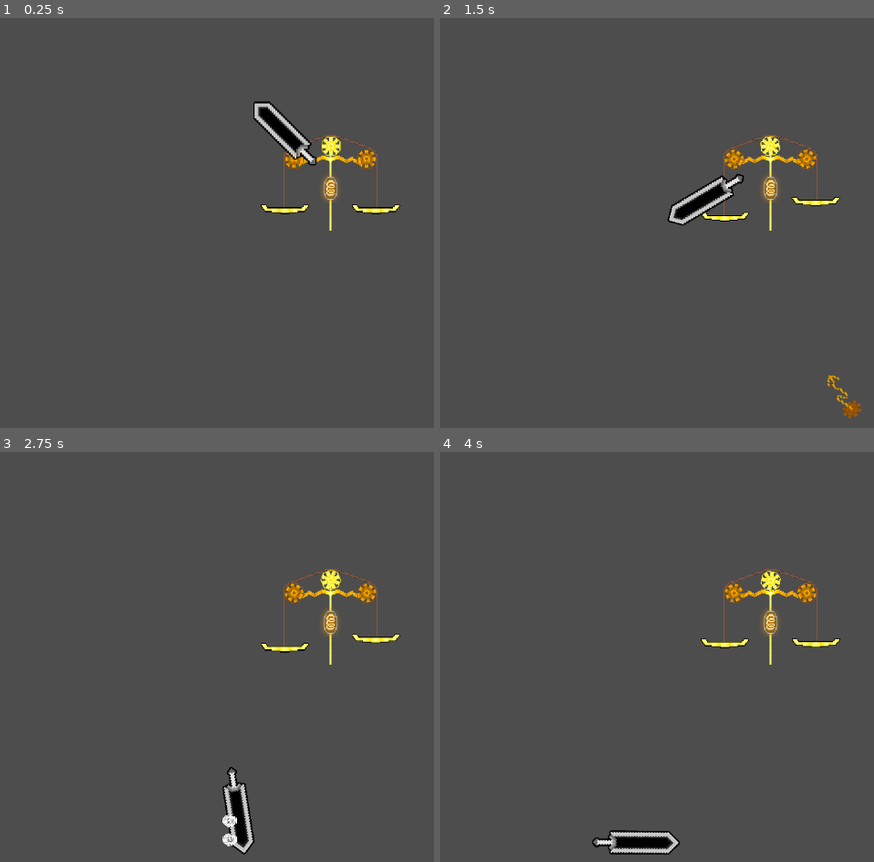
Above: before the commit, frames 1-4 (two rows, left to right).
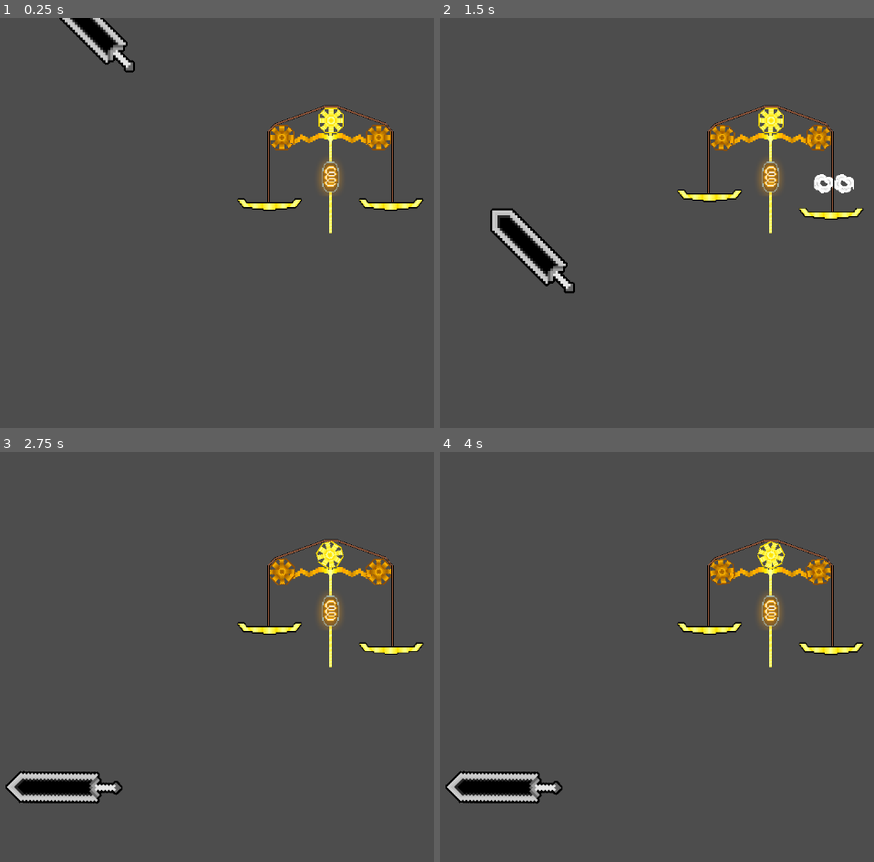
Above: after the commit, the same moments.

Repository: AlexYam94/GameOff_2023_Scale
Game: Godot game, scene res://Scenes/BaseScene.tscn
The game is run twice, just before and just after one commit, with the same random seed, the same clock (stepped at 60 frames per second) and the same inputs. The engine's default icon, where the game draws it, is replaced by a stand-in: a white triangle on a blue panel in a dark square.
Inputs (mouse positions are in pixels of both pictures, inside the frame that each line leads up to):
- Up to frame 1 (0.25 s): no input
- Up to frame 2 (1.5 s): drag from (808, 391) to (726, 206) at 0.52 s; drag from (852, 411) to (726, 214) at 1.27 s
- Up to frame 3 (2.75 s): move the mouse to (256, 636) at 2.02 s; click (256, 636) at 2.17 s
- Up to frame 4 (4 s): drag from (735, 739) to (552, 595) at 2.77 s; move the mouse to (outside the picture) at 3.52 s; click (outside the picture) at 3.67 s

The runs differ from the first frame. In frame 1, 4.8% of the frame differs, in the area x 13-98%, y 0-53%; in frame 2, 6.2%, in the area x 11-98%, y 21-98%; in frame 3, 6.0%; in frame 4, 5.9%.

Commit message:
add arts

Diff:
--- a/Materials/SliceAndFadeMaterial.tres
+++ b/Materials/SliceAndFadeMaterial.tres
@@ -5,6 +5,6 @@
 [resource]
 shader = ExtResource("1_u300a")
 shader_parameter/direction = Vector2(0, 0.5)
-shader_parameter/offset = null
-shader_parameter/fade = null
+shader_parameter/fadeValue = 0.0
+shader_parameter/fade = 1.0
 shader_parameter/strip = 4.0
--- a/Materials/ThinBlackOutlineMaterial.tres
+++ b/Materials/ThinBlackOutlineMaterial.tres
@@ -5,7 +5,7 @@
 [resource]
 shader = ExtResource("1_ocoh7")
 shader_parameter/color = Color(0, 0, 0, 1)
-shader_parameter/width = 1.0
+shader_parameter/width = 5.0
 shader_parameter/pattern = 0
 shader_parameter/inside = false
 shader_parameter/add_margins = false
--- a/Scenes/BaseScene.tscn
+++ b/Scenes/BaseScene.tscn
@@ -1,13 +1,19 @@
-[gd_scene load_steps=9 format=3 uid="uid://d175puobirwmb"]
+[gd_scene load_steps=15 format=3 uid="uid://d175puobirwmb"]
 
 [ext_resource type="Script" path="res://Scripts/LevelLoader.gd" id="1_77kdu"]
 [ext_resource type="PackedScene" uid="uid://i1qwhe5h610m" path="res://Scenes/level1.tscn" id="2_axeju"]
 [ext_resource type="PackedScene" uid="uid://758tbb5s8v5o" path="res://Scenes/level2.tscn" id="3_rc5oc"]
 [ext_resource type="PackedScene" uid="uid://dg8kx41ymnch1" path="res://Scenes/end.tscn" id="4_va1b8"]
-[ext_resource type="Material" uid="uid://boswqnnv75dbs" path="res://Materials/SliceAndFadeMaterial.tres" id="5_mn2y7"]
-[ext_resource type="Texture2D" uid="uid://drfviugoc8ggs" path="res://icon.svg" id="5_tas0t"]
+[ext_resource type="Material" uid="uid://cvpl1gtvouo7j" path="res://Materials/SawTransitionMaterial.tres" id="6_sjgwv"]
 [ext_resource type="Script" path="res://Scripts/CursorAnimation.gd" id="7_ai2me"]
-[ext_resource type="Texture2D" uid="uid://f0rh611oynrq" path="res://Arts/Cursor Selected.png" id="8_dubch"]
+[ext_resource type="Texture2D" uid="uid://bic5txawa5ggs" path="res://Arts/Other/fade.png" id="7_p3dvf"]
+[ext_resource type="Texture2D" uid="uid://b5rr2xeplvj1o" path="res://Arts/Cursor/Cursor idle.png" id="8_an3l7"]
+[ext_resource type="Texture2D" uid="uid://wutwl057gxv1" path="res://Arts/Cursor/Cursor hover over.png" id="9_nfdxu"]
+[ext_resource type="Texture2D" uid="uid://civ4hb362jfdu" path="res://Arts/Cursor/Cursor dragging1.png" id="10_j862j"]
+[ext_resource type="Texture2D" uid="uid://cb425e2j3ysse" path="res://Arts/Cursor/Cursor dragging2.png" id="11_gmxpc"]
+[ext_resource type="Texture2D" uid="uid://5a2ny0vw5jve" path="res://Arts/Cursor/Cursor dragging3.png" id="12_1hbod"]
+[ext_resource type="Texture2D" uid="uid://2bmkpcmck8ks" path="res://Arts/Cursor/Cursor dragging4.png" id="13_xs0nx"]
+[ext_resource type="Texture2D" uid="uid://ccy7dt4ndmvx5" path="res://Arts/Cursor/Cursor dragging5.png" id="14_wtcis"]
 
 [node name="Root" type="Node2D"]
 
@@ -15,16 +21,20 @@
 z_index = -20
 script = ExtResource("1_77kdu")
 levels = Array[PackedScene]([ExtResource("2_axeju"), ExtResource("3_rc5oc"), ExtResource("4_va1b8")])
-fadeMat = Array[ShaderMaterial]([ExtResource("5_mn2y7")])
+fadeMat = Array[ShaderMaterial]([ExtResource("6_sjgwv")])
 fadeSprite = NodePath("../FadeInFadeOut")
 
 [node name="FadeInFadeOut" type="Sprite2D" parent="."]
-visible = false
-texture = ExtResource("5_tas0t")
+position = Vector2(-1.66893e-06, -7.15256e-07)
+scale = Vector2(0.225, 0.126563)
+texture = ExtResource("7_p3dvf")
 
 [node name="Camera2D" type="Camera2D" parent="."]
-zoom = Vector2(3, 3)
+zoom = Vector2(4, 4)
 
 [node name="CursorAnimation" type="Node2D" parent="."]
 script = ExtResource("7_ai2me")
-grapFrames = Array[Resource]([ExtResource("8_dubch")])
+idleSprite = ExtResource("8_an3l7")
+hoverSprite = ExtResource("9_nfdxu")
+grapFrames = Array[Resource]([ExtResource("10_j862j"), ExtResource("11_gmxpc"), ExtResource("12_1hbod"), ExtResource("13_xs0nx"), ExtResource("14_wtcis")])
+frameDuration = 0.05
--- a/Scenes/Objects/direction_indicator.tscn
+++ b/Scenes/Objects/direction_indicator.tscn
@@ -1,17 +1,17 @@
 [gd_scene load_steps=3 format=3 uid="uid://hop6tbteh5gy"]
 
-[ext_resource type="Texture2D" uid="uid://dfshiomy8ppc2" path="res://Arts/Direction Indicator gear.png" id="1_o5kj3"]
-[ext_resource type="Texture2D" uid="uid://nummug6d5rgl" path="res://Arts/Direction Indicator arrow.png" id="2_p3ijj"]
+[ext_resource type="Texture2D" uid="uid://dfshiomy8ppc2" path="res://Arts/Other/Direction Indicator gear.png" id="1_464g3"]
+[ext_resource type="Texture2D" uid="uid://nummug6d5rgl" path="res://Arts/Other/Direction Indicator arrow.png" id="2_j78d4"]
 
 [node name="DirectionIndicator" type="Node2D"]
 
 [node name="Gear" type="Sprite2D" parent="."]
 position = Vector2(-4.76837e-07, 0)
 scale = Vector2(0.1, 0.1)
-texture = ExtResource("1_o5kj3")
+texture = ExtResource("1_464g3")
 
 [node name="Arrow" type="Sprite2D" parent="."]
 position = Vector2(11.9827, 0.425921)
 rotation = 1.5708
 scale = Vector2(0.1, 0.1)
-texture = ExtResource("2_p3ijj")
+texture = ExtResource("2_j78d4")
--- a/Scenes/Objects/dragonSlayer.tscn
+++ b/Scenes/Objects/dragonSlayer.tscn
@@ -81,3 +81,5 @@
 [connection signal="body_entered" from="." to="." method="_on_body_entered"]
 [connection signal="body_exited" from="." to="." method="_on_body_exited"]
 [connection signal="input_event" from="." to="." method="_on_input_event"]
+[connection signal="mouse_entered" from="." to="." method="_on_mouse_entered"]
+[connection signal="mouse_exited" from="." to="." method="_on_mouse_exited"]
--- a/Scenes/Objects/weight.tscn
+++ b/Scenes/Objects/weight.tscn
@@ -49,3 +49,5 @@
 [connection signal="body_entered" from="." to="." method="_on_body_entered"]
 [connection signal="body_exited" from="." to="." method="_on_body_exited"]
 [connection signal="input_event" from="." to="." method="_on_input_event"]
+[connection signal="mouse_entered" from="." to="." method="_on_mouse_entered"]
+[connection signal="mouse_exited" from="." to="." method="_on_mouse_exited"]
--- /dev/null
+++ b/Scenes/back_ground.tscn
@@ -0,0 +1,43 @@
+[gd_scene load_steps=6 format=3 uid="uid://bd4b24t3l1fx"]
+
+[ext_resource type="Texture2D" uid="uid://kae4mo23htb4" path="res://Arts/Background/Background Color.png" id="1_yr4xg"]
+[ext_resource type="Texture2D" uid="uid://2te27hisiswo" path="res://Arts/Background/Gear1.png" id="2_p73ft"]
+[ext_resource type="Texture2D" uid="uid://tnk6dadnd7ll" path="res://Arts/Background/Gear2.png" id="3_2088n"]
+[ext_resource type="Texture2D" uid="uid://dsudnii8wu6g6" path="res://Arts/Background/Gear3.png" id="4_eyj6u"]
+[ext_resource type="Texture2D" uid="uid://dlxqr0mn6pr4l" path="res://Arts/Background/Gear4.png" id="5_b5qjt"]
+
+[node name="BackGround" type="Node2D"]
+
+[node name="BackgroundColor" type="Sprite2D" parent="."]
+position = Vector2(565, 397)
+texture = ExtResource("1_yr4xg")
+
+[node name="Gear1" type="Sprite2D" parent="."]
+position = Vector2(212, 146)
+scale = Vector2(0.5, 0.5)
+texture = ExtResource("2_p73ft")
+
+[node name="Gear2" type="Sprite2D" parent="."]
+position = Vector2(477, 411)
+scale = Vector2(0.4, 0.4)
+texture = ExtResource("3_2088n")
+
+[node name="Gear3" type="Sprite2D" parent="."]
+position = Vector2(850, 379)
+scale = Vector2(0.3, 0.3)
+texture = ExtResource("4_eyj6u")
+
+[node name="Gear4" type="Sprite2D" parent="."]
+position = Vector2(625, 489)
+scale = Vector2(0.2, 0.2)
+texture = ExtResource("5_b5qjt")
+
+[node name="AnimationPlayer" type="AnimationPlayer" parent="."]
+
+[node name="Gear1 s" type="Node2D" parent="."]
+
+[node name="Gear2 s" type="Node2D" parent="."]
+
+[node name="Gear3 s" type="Node2D" parent="."]
+
+[node name="Gear4 s" type="Node2D" parent="."]
--- a/Scenes/fadeTest.tscn
+++ b/Scenes/fadeTest.tscn
@@ -1,10 +1,10 @@
 [gd_scene load_steps=3 format=3 uid="uid://dejfl8w3s6fg5"]
 
-[ext_resource type="Material" uid="uid://cvpl1gtvouo7j" path="res://Materials/SawTransitionMaterial.tres" id="1_mj2ao"]
-[ext_resource type="Texture2D" uid="uid://drfviugoc8ggs" path="res://icon.svg" id="2_1vflj"]
+[ext_resource type="Material" uid="uid://boswqnnv75dbs" path="res://Materials/SliceAndFadeMaterial.tres" id="1_8ip5t"]
+[ext_resource type="Texture2D" uid="uid://bic5txawa5ggs" path="res://Arts/Other/fade.png" id="2_fvbj7"]
 
 [node name="Fade TEST" type="Node2D"]
 
 [node name="Sprite2D" type="Sprite2D" parent="."]
-material = ExtResource("1_mj2ao")
-texture = ExtResource("2_1vflj")
+material = ExtResource("1_8ip5t")
+texture = ExtResource("2_fvbj7")
--- a/Scenes/level1.tscn
+++ b/Scenes/level1.tscn
@@ -8,10 +8,10 @@
 [sub_resource type="PhysicsMaterial" id="PhysicsMaterial_ap8b7"]
 
 [sub_resource type="RectangleShape2D" id="RectangleShape2D_62sd6"]
-size = Vector2(568, 37)
+size = Vector2(568, 83)
 
 [sub_resource type="RectangleShape2D" id="RectangleShape2D_p3kyc"]
-size = Vector2(9.3625, 215.5)
+size = Vector2(59.3625, 215.5)
 
 [node name="Node2D" type="Node2D"]
 
@@ -31,7 +31,7 @@
 script = ExtResource("2_lsdm4")
 
 [node name="CollisionShape2D" type="CollisionShape2D" parent="Wall"]
-position = Vector2(-8.00002, 16.5)
+position = Vector2(-8.00002, -6.5)
 shape = SubResource("RectangleShape2D_62sd6")
 
 [node name="Wall2" type="RigidBody2D" parent="." groups=["collidable"]]
@@ -47,7 +47,7 @@
 script = ExtResource("2_lsdm4")
 
 [node name="CollisionShape2D" type="CollisionShape2D" parent="Wall2"]
-position = Vector2(0.318748, 49.25)
+position = Vector2(25.3187, 49.25)
 shape = SubResource("RectangleShape2D_p3kyc")
 
 [node name="Wall3" type="RigidBody2D" parent="." groups=["collidable"]]
@@ -67,14 +67,16 @@
 shape = SubResource("RectangleShape2D_p3kyc")
 
 [node name="Weight" parent="." instance=ExtResource("3_7jmg6")]
-position = Vector2(21, 77)
+position = Vector2(24, -52)
 distanceDecayFactor = 40.0
 
 [node name="Weight2" parent="." instance=ExtResource("3_7jmg6")]
-position = Vector2(43, 65)
+position = Vector2(26, -107)
 distanceDecayFactor = 40.0
 
 [node name="DragonSlayer" parent="." instance=ExtResource("4_thc62")]
-position = Vector2(-24, -50)
+position = Vector2(-94, -59)
+gravity_scale = 0.2
+linear_velocity = Vector2(0, -100)
 
 [editable path="Scale"]
--- a/Scenes/level2.tscn
+++ b/Scenes/level2.tscn
@@ -1,7 +1,6 @@
-[gd_scene load_steps=6 format=3 uid="uid://758tbb5s8v5o"]
+[gd_scene load_steps=5 format=3 uid="uid://758tbb5s8v5o"]
 
 [ext_resource type="PackedScene" uid="uid://tpk7kc2i4gsq" path="res://Scenes/scale.tscn" id="1_qwmnv"]
-[ext_resource type="PackedScene" uid="uid://dsyhmmvxevwih" path="res://Scenes/Objects/weight.tscn" id="2_k742i"]
 
 [sub_resource type="PhysicsMaterial" id="PhysicsMaterial_ap8b7"]
 
@@ -15,34 +14,6 @@
 
 [node name="Scale" parent="." instance=ExtResource("1_qwmnv")]
 position = Vector2(0, -16)
-
-[node name="Weight" parent="." instance=ExtResource("2_k742i")]
-position = Vector2(-58, 93)
-collision_layer = 4
-collision_mask = 4
-can_sleep = false
-stopDistance = 3.0
-
-[node name="Weight4" parent="." instance=ExtResource("2_k742i")]
-position = Vector2(-44, 93)
-collision_layer = 4
-collision_mask = 4
-can_sleep = false
-stopDistance = 3.0
-
-[node name="Weight2" parent="." instance=ExtResource("2_k742i")]
-position = Vector2(58, 95)
-collision_layer = 4
-collision_mask = 4
-can_sleep = false
-stopDistance = 3.0
-
-[node name="Weight3" parent="." instance=ExtResource("2_k742i")]
-position = Vector2(45, 95)
-collision_layer = 4
-collision_mask = 4
-can_sleep = false
-stopDistance = 3.0
 
 [node name="Wall" type="RigidBody2D" parent="."]
 position = Vector2(2, 105)
--- a/Scenes/pan.tscn
+++ b/Scenes/pan.tscn
@@ -1,7 +1,7 @@
 [gd_scene load_steps=10 format=3 uid="uid://dkvkblshax1wb"]
 
 [ext_resource type="Script" path="res://Scripts/Pan.gd" id="1_d4ivf"]
-[ext_resource type="Texture2D" uid="uid://d3ml3ei612b73" path="res://Arts/Pan.png" id="2_dbxqs"]
+[ext_resource type="Texture2D" uid="uid://d3ml3ei612b73" path="res://Arts/Scale/Pan.png" id="2_dbxqs"]
 [ext_resource type="Material" uid="uid://x834ubcrmjgq" path="res://Materials/BlackOutlineMaterial.tres" id="2_mehxc"]
 
 [sub_resource type="PhysicsMaterial" id="PhysicsMaterial_jwa0v"]
--- a/Scenes/scale.tscn
+++ b/Scenes/scale.tscn
@@ -2,17 +2,17 @@
 
 [ext_resource type="Script" path="res://Scripts/scale.gd" id="1_d8q6w"]
 [ext_resource type="Script" path="res://Scripts/Arm.gd" id="1_va0ln"]
+[ext_resource type="Texture2D" uid="uid://wodajpniv6ht" path="res://Arts/Scale/ScaleStick.png" id="2_2n2oa"]
 [ext_resource type="Script" path="res://Scripts/Gear.gd" id="2_fjj23"]
 [ext_resource type="Script" path="res://Scripts/pinJoint.gd" id="2_jwlwy"]
-[ext_resource type="Texture2D" uid="uid://wodajpniv6ht" path="res://Arts/ScaleStick.png" id="2_u7wsk"]
-[ext_resource type="Texture2D" uid="uid://d1q4do1xt0c6n" path="res://Arts/Scale Egg.png" id="3_e824m"]
+[ext_resource type="Texture2D" uid="uid://d1q4do1xt0c6n" path="res://Arts/Scale/Scale Egg.png" id="3_716o8"]
 [ext_resource type="PackedScene" uid="uid://dkvkblshax1wb" path="res://Scenes/pan.tscn" id="3_ijno2"]
-[ext_resource type="Texture2D" uid="uid://uojnfhneeiro" path="res://Arts/SideGear.png" id="3_muvup"]
-[ext_resource type="Texture2D" uid="uid://bkpqry6y0uf6u" path="res://Arts/TopGear.png" id="4_c1i15"]
-[ext_resource type="Texture2D" uid="uid://dcbfeew1qup8b" path="res://Arts/Arm.png" id="4_oggc7"]
+[ext_resource type="Texture2D" uid="uid://dcbfeew1qup8b" path="res://Arts/Scale/Arm.png" id="4_k2g1b"]
 [ext_resource type="Texture2D" uid="uid://drfviugoc8ggs" path="res://icon.svg" id="4_plrco"]
 [ext_resource type="Script" path="res://Scripts/Rope.gd" id="6_ryjkn"]
 [ext_resource type="Texture2D" uid="uid://dmnfeut3vh4sn" path="res://Arts/Rope.png" id="7_forb6"]
+[ext_resource type="Texture2D" uid="uid://uojnfhneeiro" path="res://Arts/Scale/SideGear.png" id="8_0ls58"]
+[ext_resource type="Texture2D" uid="uid://bkpqry6y0uf6u" path="res://Arts/Scale/TopGear.png" id="9_xu81g"]
 [ext_resource type="Material" uid="uid://c6ra8yj3582kq" path="res://Materials/ThinBlackOutlineMaterial.tres" id="12_h85ji"]
 
 [sub_resource type="RectangleShape2D" id="RectangleShape2D_2dqaw"]
@@ -42,22 +42,22 @@
 [node name="ScaleStick" type="Sprite2D" parent="."]
 position = Vector2(0, -16.2712)
 scale = Vector2(0.05, 0.0251969)
-texture = ExtResource("2_u7wsk")
+texture = ExtResource("2_2n2oa")
 
 [node name="ScaleStick2" type="Sprite2D" parent="."]
 position = Vector2(0, 11.8439)
 scale = Vector2(0.05, 0.0251969)
-texture = ExtResource("2_u7wsk")
+texture = ExtResource("2_2n2oa")
 
 [node name="ScaleEgg" type="Sprite2D" parent="."]
 position = Vector2(0, -2.182)
 scale = Vector2(0.04, 0.04)
-texture = ExtResource("3_e824m")
+texture = ExtResource("3_716o8")
 
 [node name="Arm2" type="Sprite2D" parent="."]
 position = Vector2(0, -18)
 scale = Vector2(0.05, 0.05)
-texture = ExtResource("4_oggc7")
+texture = ExtResource("4_k2g1b")
 
 [node name="ImovingRopes" type="Node2D" parent="."]
 position = Vector2(-15.4861, -16.3944)
@@ -106,7 +106,7 @@
 rotationAmountPerFrame = 0.3
 
 [node name="Sprite2D" type="Sprite2D" parent="LeftGear"]
-texture = ExtResource("3_muvup")
+texture = ExtResource("8_0ls58")
 
 [node name="TopGear" type="Node2D" parent="." node_paths=PackedStringArray("pan")]
 position = Vector2(0.00115202, -24.3465)
@@ -117,7 +117,7 @@
 
 [node name="Sprite2D" type="Sprite2D" parent="TopGear"]
 position = Vector2(4.00377, -2.75677)
-texture = ExtResource("4_c1i15")
+texture = ExtResource("9_xu81g")
 
 [node name="LeftRope" type="Node2D" parent="." node_paths=PackedStringArray("connectedPan")]
 position = Vector2(-24.5, -19.8007)
@@ -213,7 +213,7 @@
 rotationAmountPerFrame = 0.3
 
 [node name="Sprite2D" type="Sprite2D" parent="RightGear"]
-texture = ExtResource("3_muvup")
+texture = ExtResource("8_0ls58")
 
 [node name="RightRope" type="Node2D" parent="." node_paths=PackedStringArray("connectedPan")]
 position = Vector2(24.5, -19.8007)
--- a/project.godot
+++ b/project.godot
@@ -25,9 +25,9 @@
 
 [input]
 
-Jump={
+"Load Next Leve"={
 "deadzone": 0.5,
-"events": [Object(InputEventKey,"resource_local_to_scene":fa …(140 unchanged characters)… d":false,"keycode":0,"physical_keycode":32,"key_label":0,"unicode":32,"echo":false,"script":null)
+"events": [Object(InputEventKey,"resource_local_to_scene":fa …(140 unchanged characters)… d":false,"keycode":0,"physical_keycode":4194332,"key_label":0,"unicode":0,"echo":false,"script":null)
 ]
 }
 
Binary file added: Arts/Background/Background Color.png
Not shown, changed: Arts/Background/Background Color.png.import
Binary file added: Arts/Background/Gear1.png
Not shown, added: Arts/Background/Gear1.png.import
Binary file added: Arts/Background/Gear2.png
Not shown, added: Arts/Background/Gear2.png.import
Binary file added: Arts/Background/Gear3.png
Not shown, changed: Arts/Background/Gear3.png.import
Binary file added: Arts/Background/Gear4.png
Not shown, changed: Arts/Background/Gear4.png.import
Renamed: Arts/Cursor Selected.png -> Arts/Cursor/Cursor Selected.png
Not shown, added: Arts/Cursor/Cursor Selected.png.import
(and 34 more such lines)
